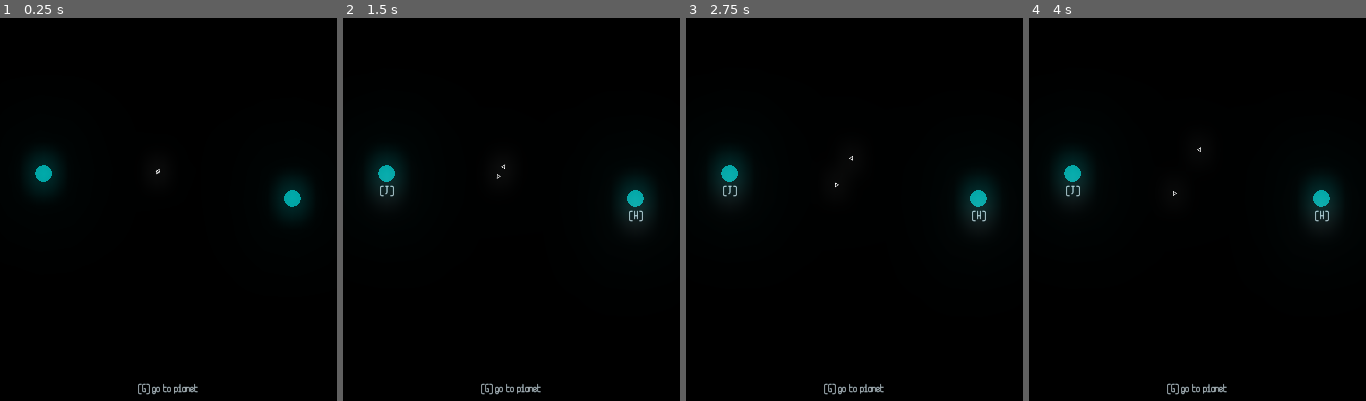
Above: before the commit, frames 1-4 (left to right).
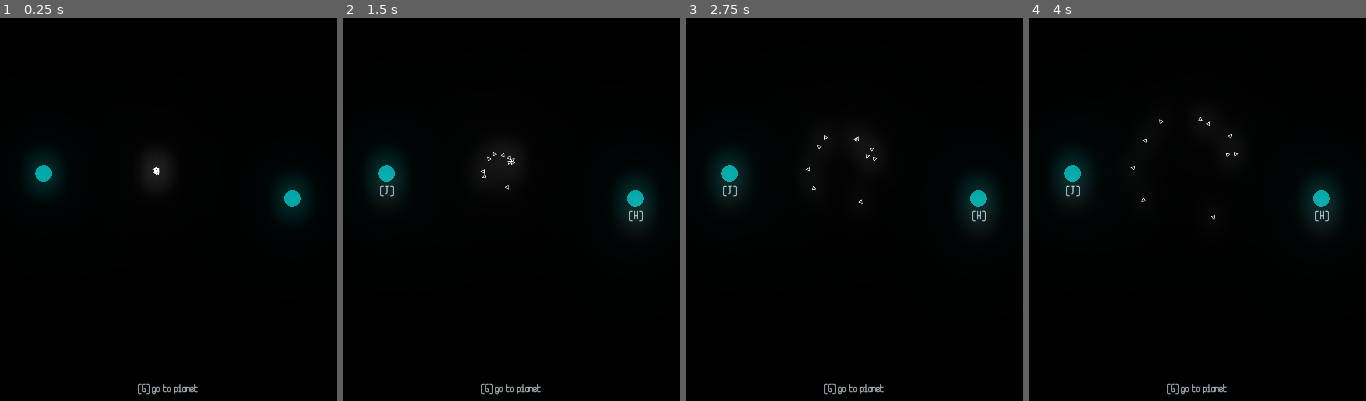
Above: after the commit, the same moments.

Repository: raffomania/aekisfour
Game: Godot game, scene res://main.tscn
Two runs of this game, one before a commit and one after it. Both use one fixed random seed, a clock stepped at 60 frames per second and the inputs below.
Inputs:
- Up to frame 1 (0.25 s): no input
- Up to frame 2 (1.5 s): tap Enter at 0.5 s; hold R (r) 0.53-1.28 s; tap G (g) at 0.6 s; tap R (r) at 1.35 s
- Up to frame 3 (2.75 s): tap S (s) at 1.55 s; hold S (s) from 2.03 s (still down); tap G (g) at 2.3 s
- Up to frame 4 (4 s): release S (s) at 2.78 s; tap G (g) at 2.85 s; tap R (r) at 3.05 s; hold R (r) from 3.53 s (still down); tap S (s) at 3.8 s

The runs differ from the first frame. In frame 1, less than 0.1% of the frame differs, in the area x 45-48%, y 38-41%; in frame 2, 0.1%, in the area x 40-52%, y 34-45%; in frame 3, 0.1%; in frame 4, 0.1%.

Commit message:
implement idle exploring

Diff:
--- a/main.tscn
+++ b/main.tscn
@@ -18,9 +18,9 @@
 size = Vector2( 12, 12 )
 
 [sub_resource type="MultiMesh" id=3]
-instance_count = 2
+instance_count = 10
 mesh = SubResource( 2 )
-transform_2d_array = PoolVector2Array( 1, 0, 0, 1, 0, 0, 1, 0, 0, 1, 0, 0 )
+transform_2d_array = PoolVector2Array( 1, 0, 0, 1, 0, 0, 1, 0, 0, 1, 0, 0, 1, 0, 0, 1, 0, 0, 1, 0, 0, 1, 0, 0, 1, 0, 0, 1, 0, 0, 1, 0, 0, 1, 0, 0, 1, 0, 0, 1, 0, 0, 1, 0, 0, 1, 0, 0, 1, 0, 0, 1, 0, 0, 1, 0, 0, 1, 0, 0 )
 
 [node name="main" type="Node"]
 
--- a/ships.gd
+++ b/ships.gd
@@ -32,32 +32,47 @@
 
 class Ship:
 	var transform: Transform2D
+	var last_target: Vector2
 	var target: Planet
-	var velocity: Vector2 = Vector2.ZERO
+	var velocity: Vector2 = Vector2(randf() - 0.5, randf() - 0.5)
 	var resources = 0
 	const capacity = 2
+	const max_speed = 50
+	const steering = 0.03
+	const separation = 0.03
+	const max_distance_from_home = pow(500, 2)
+	const random_wander_strength = 0.9
 
-	func init(position):
+	func init(position: Vector2):
 		transform = Transform2D().translated(position)
+		last_target = position
 
 	func update(dt, ships):
+		var direction: Vector2 = velocity.normalized()
 		if is_instance_valid(target):
-			var direction = target.global_position - transform.origin
-			if direction.length_squared() < 500:
+			var to_target = target.global_position - transform.origin
+			if to_target.length_squared() < 1000:
 				process_target()
 			else:
-				velocity = velocity.linear_interpolate(direction.normalized(), 0.008)
+				direction = to_target.normalized()
+		else:
+			var random_direction = direction.slerp(direction.rotated((randf() - 0.5) * PI), random_wander_strength)
+			var back_home = last_target - transform.origin
+			var distance_from_home_factor = 1 - 1 / pow(2, (back_home.length_squared() - max_distance_from_home) * 0.00001)
+			direction = random_direction.slerp(back_home.normalized(), clamp(distance_from_home_factor, 0, 1))
 
 		for ship in ships:
 			if ship == self:
 				continue
 
-			var direction_to_other = self.transform.origin - ship.transform.origin
-			if direction_to_other.length_squared() < 1500:
-				velocity = velocity.linear_interpolate(direction_to_other.normalized(), 0.002)
+			var from_other_to_self = self.transform.origin - ship.transform.origin
+			if from_other_to_self.length_squared() < 1500:
+				direction = direction.slerp(from_other_to_self.normalized(), separation)
+
+		velocity = velocity.linear_interpolate(direction * max_speed, steering)
 
 		var new_transform = Transform2D().rotated(velocity.angle())
-		new_transform.origin = transform.origin + dt * velocity * 100
+		new_transform.origin = transform.origin + dt * velocity
 		transform = new_transform
 
 	func process_target():
@@ -68,6 +83,7 @@
 		elif target.building == target.building_type.SHIPYARD and resources > 0:
 			target.resources += resources
 			resources = 0
+		last_target = target.global_position
 		target = null
 
 	func update_target(planets):
